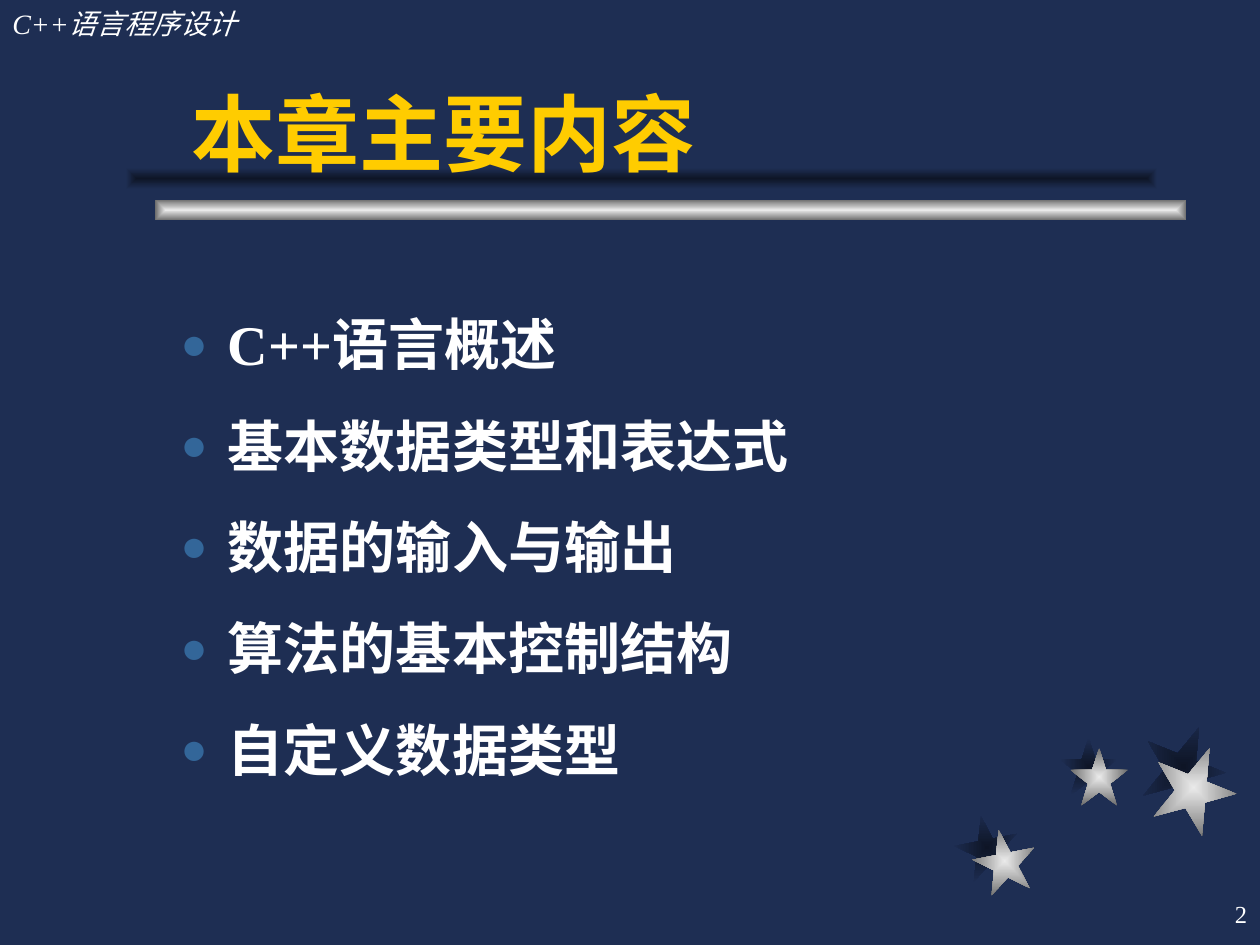
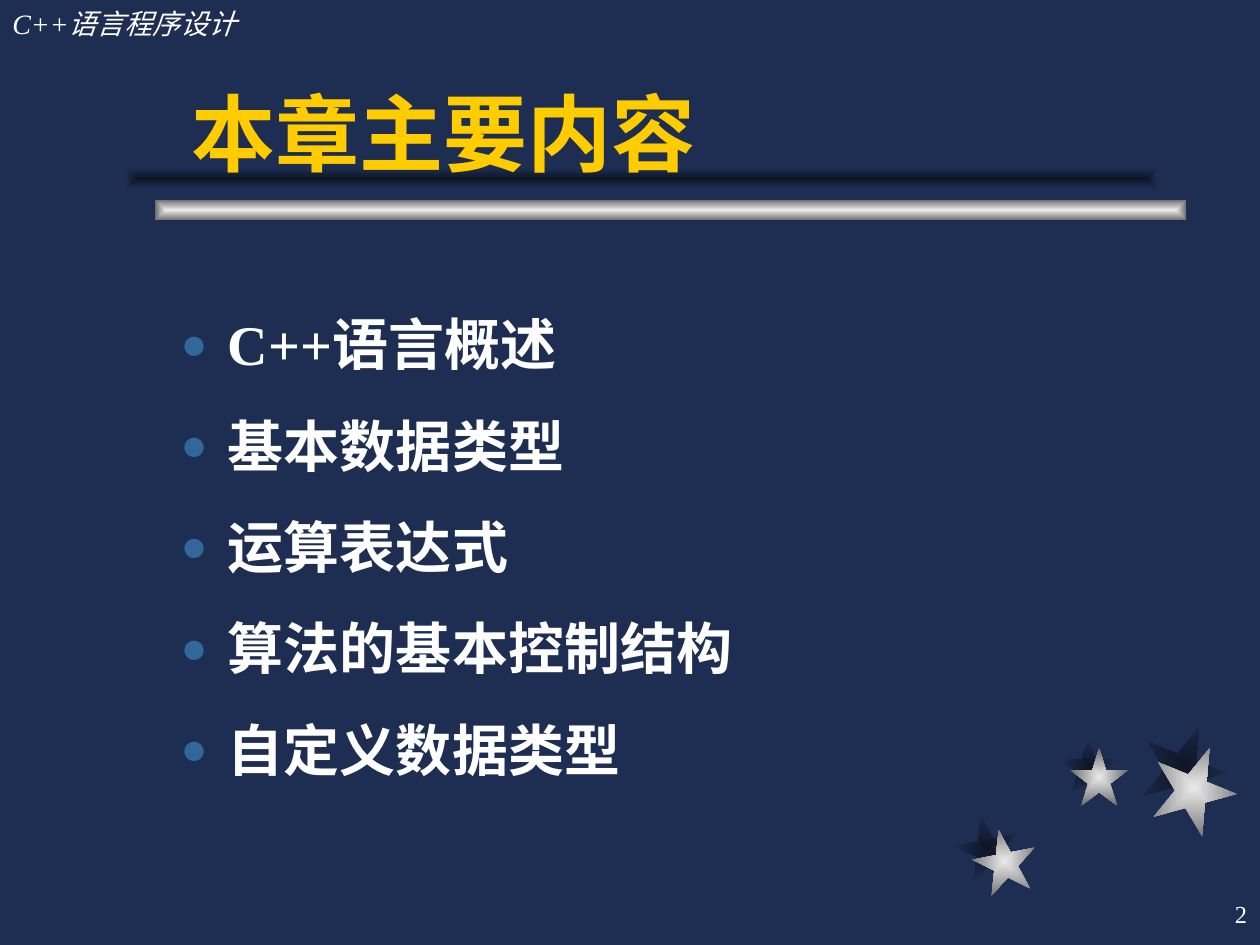
Before and after one commit to cugwhp/OOPCPP, a slide deck: slide 2 of 02.PPT/Ch2-C++语言概述/c++2.ppt. Drawn at 1260x945 pixels with LibreOffice and Linux fonts; fonts in the diff are those of the drawing. Boxes give left, top, right and bottom in pixels: in the first picture for what was removed or moved away, otherwise in the second. Text is boxed around its words. In the diff, an @@ line names an element or a change of style, - is before the commit and + after.

```diff
--- a/02.PPT/Ch2-C++语言概述/c++2.ppt
+++ b/02.PPT/Ch2-C++语言概述/c++2.ppt
@@ text at (228, 419, 564, 573): text changed @@
-● 基本数据类型和表达式
-● 数据的输入与输出
+● 基本数据类型
+● 运算表达式
```
Also in this commit, not shown: 67 other slides changed, 13 slides added, 6 slides removed, 4 other files.
